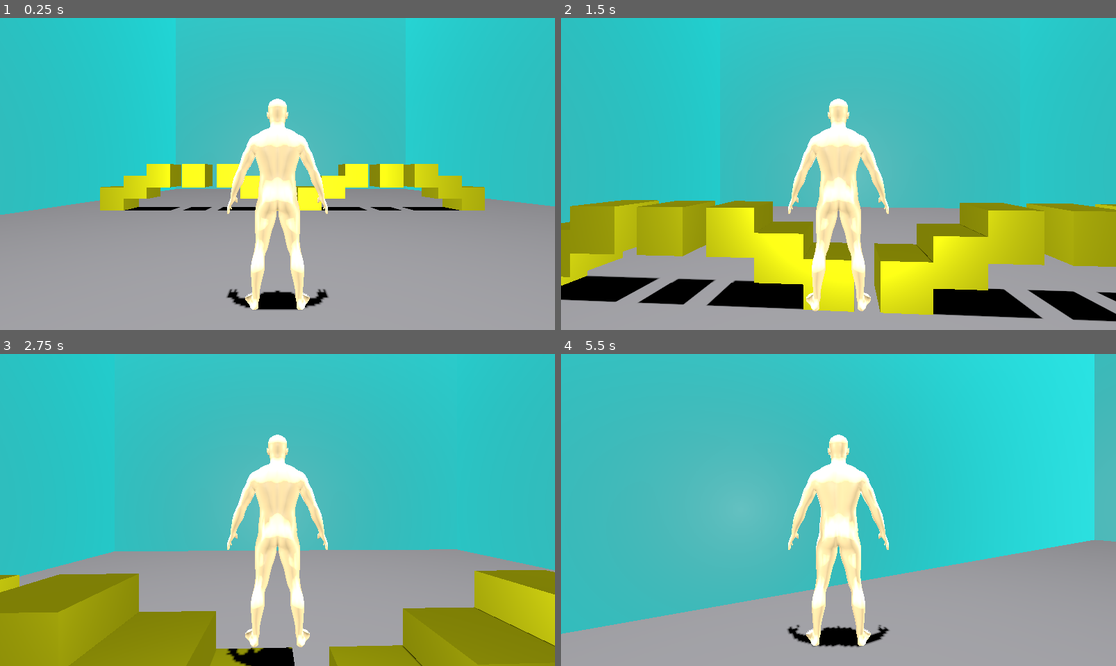
Above: before the commit, frames 1-4 (two rows, left to right).
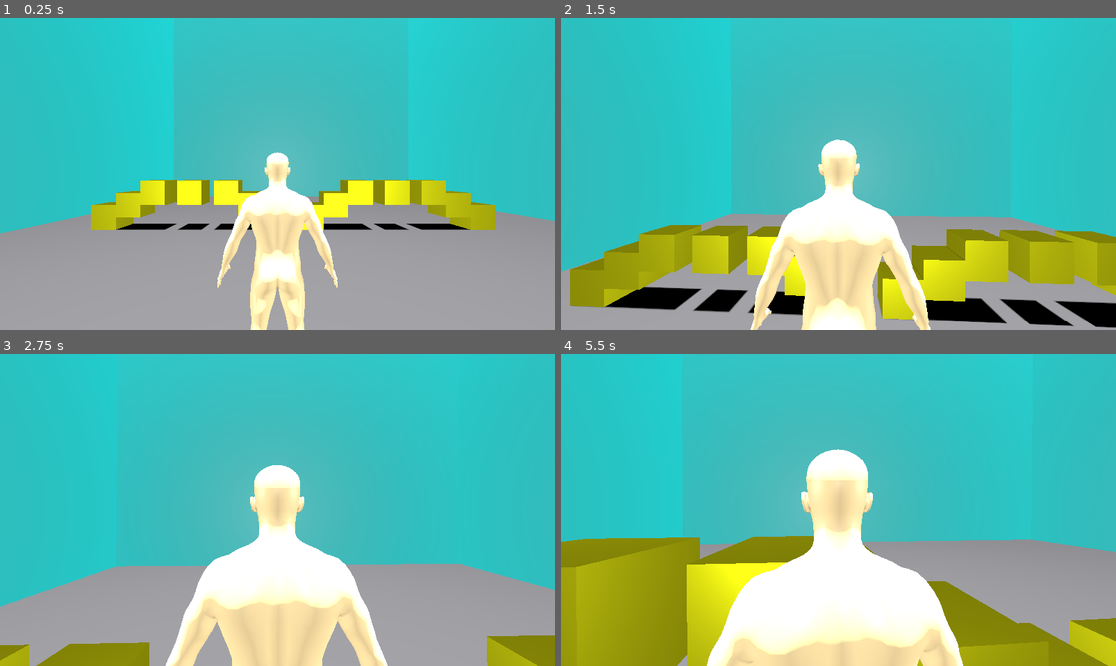
Above: after the commit, the same moments.

Repository: xcoderioslearn/test_3d_level
Game: Godot game, scene res://scenes/main.tscn
Same seed, same stepped clock (60 frames per second), same inputs: the game is played once before the commit and once after it. Before the commit the project starts from res://main.tscn.
Inputs (mouse positions are in pixels of both pictures, inside the frame that each line leads up to):
- Up to frame 1 (0.25 s): no input
- Up to frame 2 (1.5 s): tap Enter (ui_accept) at 0.5, 0.77, 1.07 s; move the mouse to (866, 174) at 0.52 s; hold Mouse wheel down (wheel_down, bound only after the commit) 0.53-1.28 s; hold Up (ui_up) from 0.53 s (still down); click (866, 174) at 0.67 s; tap Mouse wheel up (wheel_up, bound only after the commit) at 0.8, 1.35 s; move the mouse to (810, 174) at 1.27 s; click (810, 174) at 1.42 s
- Up to frame 3 (2.75 s): keep holding Up (ui_up); tap Enter (ui_accept) at 1.52, 1.55, 1.82, 2.1 s; move the mouse to (288, 503) at 2.02 s; hold Mouse wheel down (wheel_down, bound only after the commit) from 2.03 s (still down); click (288, 503) at 2.17 s
- Up to frame 4 (5.5 s): move the mouse to (832, 516) at 2.77 s; release Mouse wheel down (wheel_down, bound only after the commit) at 2.78 s; tap Mouse wheel down (wheel_down, bound only after the commit) at 2.85, 4.35 s; click (832, 516) at 2.92 s; tap Enter (ui_accept) at 3.02, 3.32, 3.77, 3.8, 4.07, 4.52, 4.82 s; tap Mouse wheel up (wheel_up, bound only after the commit) at 3.05 s; move the mouse to (877, 513) at 3.52 s; hold Mouse wheel up (wheel_up, bound only after the commit) 3.53-4.28 s; click (877, 513) at 3.67 s; tap Escape (toggle_mouse_capture, bound only after the commit) at 4.15 s; move the mouse to (672, 463) at 4.27 s; release Up (ui_up) at 4.28 s; hold Left (ui_left) 4.28-5.03 s; click (672, 463) at 4.42 s; move the mouse to (844, 510) at 5.02 s; hold Up (ui_up) from 5.03 s (still down); hold Mouse wheel up (wheel_up, bound only after the commit) from 5.03 s (still down); click (844, 510) at 5.17 s

The runs differ from the first frame. In frame 1, 16% of the frame differs, in the area x 0-100%, y 25-100%; in frame 2, 29%; in frame 3, 30%; in frame 4, 51%, in the area x 0-100%, y 0-100%.

Commit message:
restructed , updated camera system

Diff:
--- a/character.gd
+++ /dev/null
@@ -1,36 +0,0 @@
-extends CharacterBody3D
-
-const SPEED = 10
-const JUMP_VELOCITY = 7
-const MOUSE_SENS = 0.001
-@onready var camera = $SpringArm3D/Camera3D
-var mouse_locked := true
-
-func _ready() -> void:
-	Input.set_mouse_mode(Input.MOUSE_MODE_CAPTURED)
-
-func _unhandled_input(event: InputEvent) -> void:
-	if event is InputEventKey and event.pressed and event.keycode == KEY_ESCAPE:
-		mouse_locked = false
-		Input.set_mouse_mode(Input.MOUSE_MODE_VISIBLE)
-	elif event is InputEventMouseButton and event.pressed and event.button_index == MOUSE_BUTTON_LEFT and not mouse_locked:
-		mouse_locked = true
-		Input.set_mouse_mode(Input.MOUSE_MODE_CAPTURED)
-	if mouse_locked and event is InputEventMouseMotion:
-		rotate_y(-event.relative.x * MOUSE_SENS)
-
-func _physics_process(delta: float) -> void:
-	if not is_on_floor():
-		velocity += get_gravity() * delta
-	if Input.is_action_just_pressed("ui_accept") and is_on_floor():
-		velocity.y = JUMP_VELOCITY
-	var input_dir := Input.get_vector("ui_left", "ui_right", "ui_up", "ui_down")
-	var direction := (transform.basis * Vector3(input_dir.x, 0, input_dir.y)).normalized()
-	if direction != Vector3.ZERO:
-		velocity.x = direction.x * SPEED
-		velocity.z = direction.z * SPEED
-	else:
-		velocity.x = move_toward(velocity.x, 0, SPEED)
-		velocity.z = move_toward(velocity.z, 0, SPEED)
-
-	move_and_slide()
--- a/character.tscn
+++ /dev/null
@@ -1,17 +0,0 @@
-[gd_scene load_steps=4 format=3 uid="uid://d3q1vhdth0gl3"]
-
-[ext_resource type="Script" uid="uid://cqaqx7em7k4nk" path="res://character.gd" id="1_pjt0s"]
-[ext_resource type="PackedScene" uid="uid://b5l5wrp3wk8dn" path="res://assets/humanfigure.glb" id="2_wa5vi"]
-
-[sub_resource type="BoxShape3D" id="BoxShape3D_ig7tw"]
-size = Vector3(0.933433, 1.67479, 0.456513)
-
-[node name="Character" type="CharacterBody3D"]
-script = ExtResource("1_pjt0s")
-
-[node name="CollisionShape3D" type="CollisionShape3D" parent="."]
-transform = Transform3D(-3, 0, -2.62268e-07, 0, 3, 0, 2.62268e-07, 0, -3, -0.00565672, 2.55938, -0.00218239)
-shape = SubResource("BoxShape3D_ig7tw")
-
-[node name="humanfigure" parent="." instance=ExtResource("2_wa5vi")]
-transform = Transform3D(-3, 0, -2.62268e-07, 0, 3, 0, 2.62268e-07, 0, -3, 0, 0, 0)
--- a/project.godot
+++ b/project.godot
@@ -49,3 +49,18 @@
 , Object(InputEventKey,"resource_local_to_scene":false,"resource_name":"","device":-1,"window_id":0,"alt_pressed":false …(183 unchanged characters)…
 ]
 }
+wheel_up={
+"deadzone": 0.2,
+"events": [Object(InputEventMouseButton,"resource_local_to_scene":false,"resource_name":"","device":-1,"window_id":0,"alt_pressed":false,"shift_pressed":false,"ctrl_pressed":false,"meta_pressed":false,"button_mask":0,"position":Vector2(0, 0),"global_position":Vector2(0, 0),"factor":1.0,"button_index":4,"canceled":false,"pressed":false,"double_click":false,"script":null)
+]
+}
+wheel_down={
+"deadzone": 0.2,
+"events": [Object(InputEventMouseButton,"resource_local_to_scene":false,"resource_name":"","device":-1,"window_id":0,"alt_pressed":false,"shift_pressed":false,"ctrl_pressed":false,"meta_pressed":false,"button_mask":0,"position":Vector2(0, 0),"global_position":Vector2(0, 0),"factor":1.0,"button_index":5,"canceled":false,"pressed":false,"double_click":false,"script":null)
+]
+}
+toggle_mouse_capture={
+"deadzone": 0.2,
+"events": [Object(InputEventKey,"resource_local_to_scene":false,"resource_name":"","device":-1,"window_id":0,"alt_pressed":false,"shift_pressed":false,"ctrl_pressed":false,"meta_pressed":false,"pressed":false,"keycode":0,"physical_keycode":4194305,"key_label":0,"unicode":0,"location":0,"echo":false,"script":null)
+]
+}
--- /dev/null
+++ b/scenes/character.tscn
@@ -0,0 +1,40 @@
+[gd_scene load_steps=7 format=3 uid="uid://d3q1vhdth0gl3"]
+
+[ext_resource type="Script" uid="uid://cufrpbnkg68wv" path="res://scripts/character.gd" id="1_pjt0s"]
+[ext_resource type="PackedScene" uid="uid://b5l5wrp3wk8dn" path="res://assets/humanfigure.glb" id="2_wa5vi"]
+[ext_resource type="Script" uid="uid://doi0lfujkifel" path="res://scripts/spring_arm_pivot.gd" id="3_wa5vi"]
+[ext_resource type="Script" uid="uid://cwaksmfidfuna" path="res://scripts/camera_3d.gd" id="4_wfnr8"]
+
+[sub_resource type="BoxShape3D" id="BoxShape3D_ig7tw"]
+size = Vector3(0.933433, 1.67479, 0.456513)
+
+[sub_resource type="SphereShape3D" id="SphereShape3D_my7n2"]
+radius = 0.3
+
+[node name="Character" type="CharacterBody3D"]
+collision_layer = 2
+script = ExtResource("1_pjt0s")
+
+[node name="CollisionShape3D" type="CollisionShape3D" parent="."]
+transform = Transform3D(-3, 0, -2.62268e-07, 0, 3, 0, 2.62268e-07, 0, -3, -0.00565672, 2.55938, -0.00218239)
+shape = SubResource("BoxShape3D_ig7tw")
+
+[node name="humanfigure" parent="." instance=ExtResource("2_wa5vi")]
+transform = Transform3D(-3, 0, -2.62268e-07, 0, 3, 0, 2.62268e-07, 0, -3, 0, 0, 0)
+
+[node name="SpringArmPivot" type="Node3D" parent="."]
+transform = Transform3D(1, 0, 0, 0, 1, 0, 0, 0, 1, 0, 4.6, 0)
+script = ExtResource("3_wa5vi")
+min_vertical_angle = -90.0
+max_vertical_angle = 0.757473
+
+[node name="SpringArm3D" type="SpringArm3D" parent="SpringArmPivot"]
+shape = SubResource("SphereShape3D_my7n2")
+spring_length = 2.0
+
+[node name="SpringPosition" type="Node3D" parent="SpringArmPivot/SpringArm3D"]
+
+[node name="Camera3D" type="Camera3D" parent="SpringArmPivot" node_paths=PackedStringArray("spring_arm")]
+transform = Transform3D(1, 0, 0, 0, 1, 0, 0, 0, 1, 0, 0, 4.80443)
+script = ExtResource("4_wfnr8")
+spring_arm = NodePath("../SpringArm3D/SpringPosition")
--- a/main.tscn
+++ b/scenes/main.tscn
@@ -1,11 +1,7 @@
-[gd_scene load_steps=4 format=3 uid="uid://cvyibhgendbq4"]
+[gd_scene load_steps=3 format=3 uid="uid://cvyibhgendbq4"]
 
 [ext_resource type="PackedScene" uid="uid://bkkmjrsw8nhju" path="res://inhereted scenes/floor.tscn" id="1_ig7tw"]
-[ext_resource type="PackedScene" uid="uid://d3q1vhdth0gl3" path="res://character.tscn" id="2_0xm2m"]
-
-[sub_resource type="BoxShape3D" id="BoxShape3D_0xm2m"]
-margin = 2.657
-size = Vector3(7.12, 6.59, 5.98)
+[ext_resource type="PackedScene" uid="uid://d3q1vhdth0gl3" path="res://scenes/character.tscn" id="2_0xm2m"]
 
 [node name="TestLevel" type="Node3D"]
 
@@ -13,15 +9,6 @@
 
 [node name="Character" parent="." instance=ExtResource("2_0xm2m")]
 transform = Transform3D(1, 0, 0, 0, 1, 0, 0, 0, 1, -2.785, 0.101, 13.422)
-
-[node name="SpringArm3D" type="SpringArm3D" parent="Character"]
-transform = Transform3D(1, 0, 0, 0, 1, 0, 0, 0, 1, 0, 3.18561, 0)
-shape = SubResource("BoxShape3D_0xm2m")
-spring_length = 5.0
-
-[node name="Camera3D" type="Camera3D" parent="Character/SpringArm3D"]
-transform = Transform3D(1, 0, 0, 0, 1, 0, 0, 0, 1, 0, 0, 4.26)
-visible = false
 
 [node name="Lights" type="Node3D" parent="."]
 
--- /dev/null
+++ b/scripts/camera_3d.gd
@@ -0,0 +1,9 @@
+extends Camera3D
+
+
+@export var spring_arm: Node3D
+@export var lerp_power: float = 1.0
+
+
+func _process(delta: float) -> void:
+	position = lerp(position, spring_arm.position, delta*lerp_power)
--- /dev/null
+++ b/scripts/character.gd
@@ -0,0 +1,22 @@
+extends CharacterBody3D
+
+
+const SPEED = 5.0
+const JUMP_VELOCITY = 7.5
+
+
+func _physics_process(delta: float) -> void:
+	if not is_on_floor():
+		velocity += get_gravity() * delta
+	if Input.is_action_just_pressed("ui_accept") and is_on_floor():
+		velocity.y = JUMP_VELOCITY
+	var input_dir := Input.get_vector("ui_left", "ui_right", "ui_up", "ui_down")
+	var direction := (transform.basis * Vector3(input_dir.x, 0, input_dir.y)).normalized()
+	if direction:
+		velocity.x = direction.x * SPEED
+		velocity.z = direction.z * SPEED
+	else:
+		velocity.x = move_toward(velocity.x, 0, SPEED)
+		velocity.z = move_toward(velocity.z, 0, SPEED)
+
+	move_and_slide()
--- /dev/null
+++ b/scripts/spring_arm_pivot.gd
@@ -0,0 +1,29 @@
+extends Node3D
+
+@export var mouse_sensibility: float = 0.001
+@export_range(-90.0, 0.0, 0.1, "radians_as_degrees") var min_vertical_angle: float = deg_to_rad(-90.0)
+@export_range(0.0, 90.0, 0.1, "radians_as_degrees") var max_vertical_angle: float = deg_to_rad(45.0)
+
+@onready var spring_arm := $SpringArm3D
+
+func _ready() -> void:
+	Input.set_mouse_mode(Input.MOUSE_MODE_CAPTURED)
+
+func _unhandled_input(event: InputEvent) -> void:
+	if event is InputEventMouseMotion and Input.mouse_mode == Input.MOUSE_MODE_CAPTURED:
+		rotation.y -= event.relative.x * mouse_sensibility
+		rotation.y = wrapf(rotation.y, 0.0, TAU)
+
+		rotation.x -= event.relative.y * mouse_sensibility
+		rotation.x = clamp(rotation.x, min_vertical_angle, max_vertical_angle)
+
+	if event.is_action_pressed("wheel_up"):
+		spring_arm.spring_length -= 1
+	if event.is_action_pressed("wheel_down"):
+		spring_arm.spring_length += 1
+
+	if event.is_action_pressed("toggle_mouse_capture"):
+		if Input.mouse_mode == Input.MOUSE_MODE_CAPTURED:
+			Input.set_mouse_mode(Input.MOUSE_MODE_VISIBLE)
+		else:
+			Input.set_mouse_mode(Input.MOUSE_MODE_CAPTURED)
Not shown, removed: character.gd.uid
Not shown, added: scripts/camera_3d.gd.uid
Not shown, added: scripts/character.gd.uid
Not shown, added: scripts/spring_arm_pivot.gd.uid
